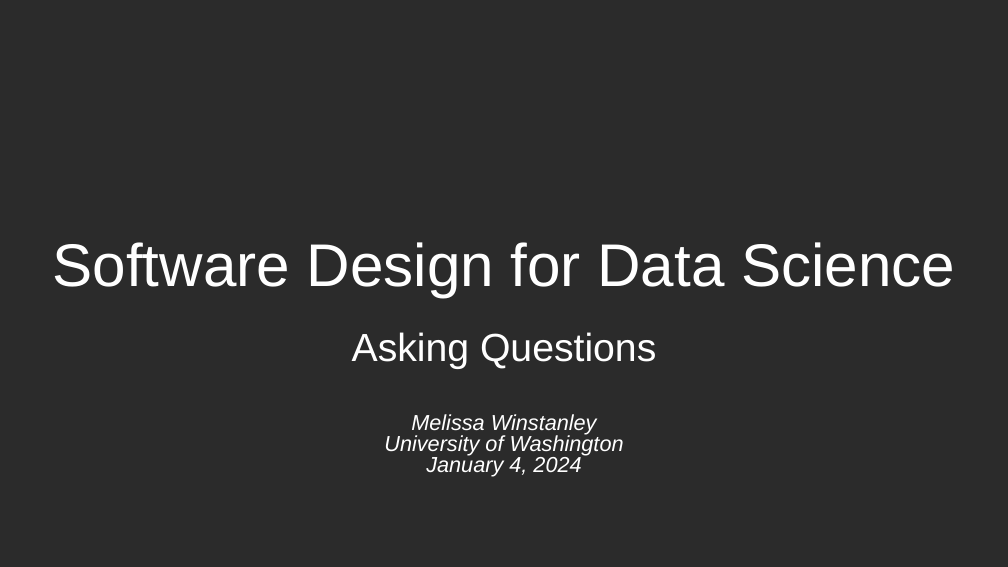
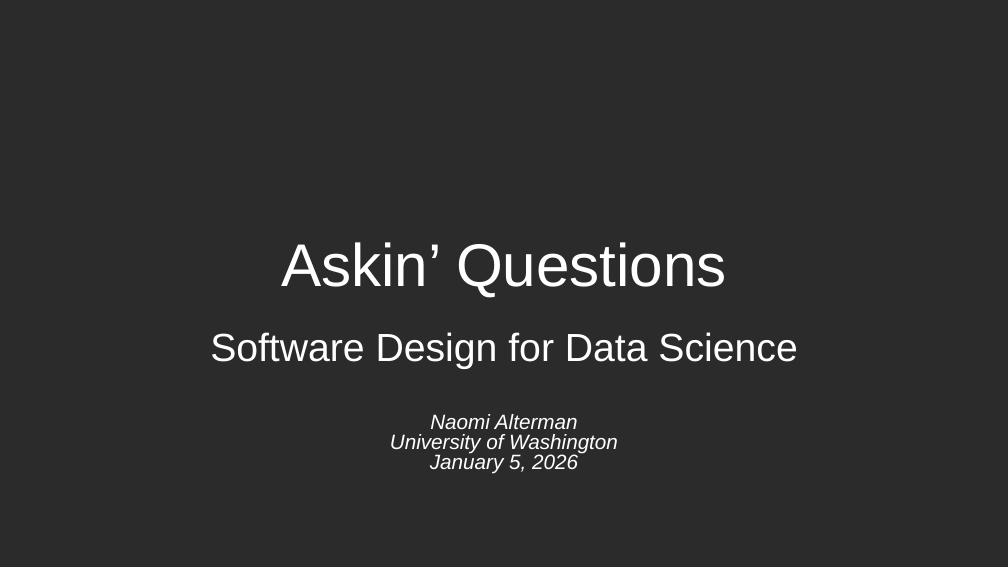
Before and after one commit to UWDATA515/lecture-materials, a slide deck: slide 1 of 01/DATA515_01_AskingQuestions.pptx. Drawn at 1008x567 pixels with LibreOffice and Linux fonts; fonts in the diff are those of the drawing; background and template pictures are left out; a plain dark background stands for a picture behind light text. Boxes give left, top, right and bottom in pixels: in the first picture for what was removed or moved away, otherwise in the second. Text is boxed around its words. In the diff, an @@ line names an element or a change of style, - is before the commit and + after.

```diff
--- a/01/DATA515_01_AskingQuestions.pptx
+++ b/01/DATA515_01_AskingQuestions.pptx
@@ title added at (281, 242, 727, 297), 43 pt, text #FFFFFF @@
+Askin’ Questions
@@ subtitle "Software Design for Data Science": place and size @@
-subtitle "Software Design for Data Science" at (53, 242, 955, 297)
+subtitle "Software Design for Data Science" at (210, 332, 797, 369)
@@ subtitle "Software Design for Data Science" at (210, 332, 797, 369): size 43 to 28 pt; vertical alignment bottom to top @@
@@ subtitle removed at (352, 332, 656, 369) @@
-Asking Questions
@@ subtitle at (430, 414, 578, 429): text changed; size 15.5 to 14.8 pt @@
-Melissa Winstanley
+Naomi Alterman
@@ subtitle at (390, 434, 618, 454): size 15.5 to 14.8 pt in "University of Washington" @@
@@ subtitle at (430, 453, 578, 474): text changed; size 15.5 to 14.8 pt @@
-January 4, 2024
+January 5, 2026
```
Also in this commit, not shown: 9 other slides changed, 3 slides added, 3 other files.
